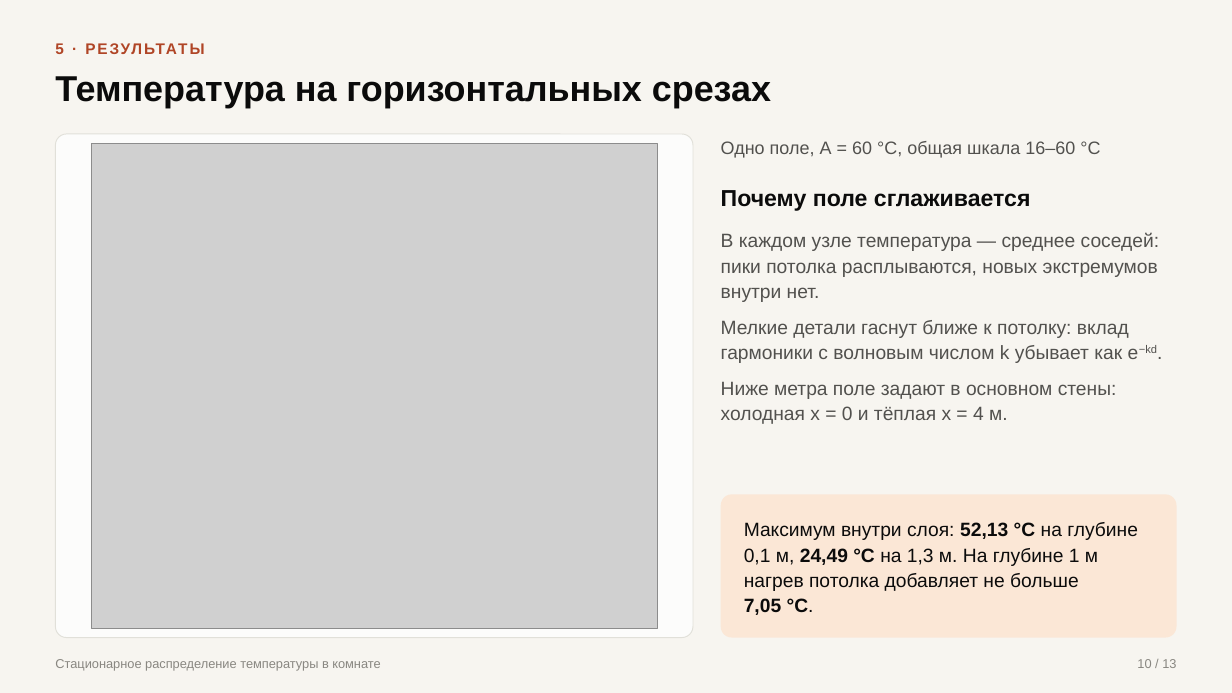
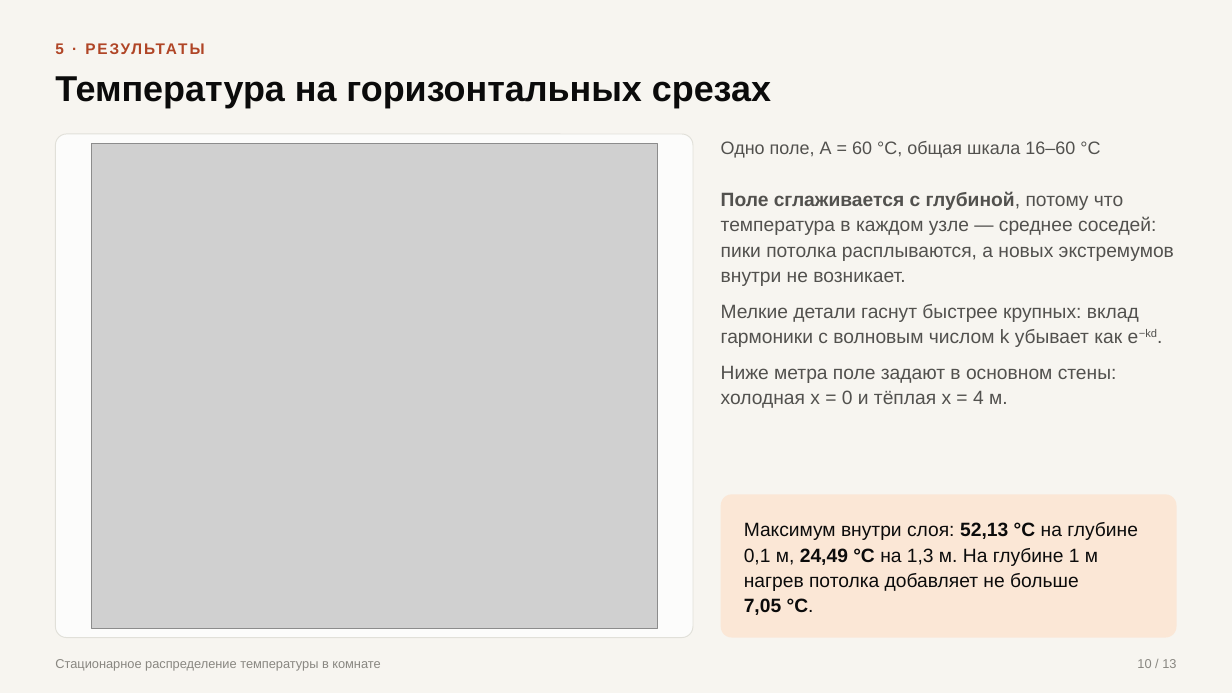
Before and after one commit to terMorel/computational-mathematics, a slide deck: slide 10 of PDE-Solver/presentation/PDE-Solver.pptx. Drawn at 1232x693 pixels with LibreOffice and Linux fonts; fonts in the diff are those of the drawing; grey boxes stand for pictures. Boxes give left, top, right and bottom in pixels: in the first picture for what was removed or moved away, otherwise in the second. Text is boxed around its words. In the diff, an @@ line names an element or a change of style, - is before the commit and + after.

```diff
--- a/PDE-Solver/presentation/PDE-Solver.pptx
+++ b/PDE-Solver/presentation/PDE-Solver.pptx
@@ text at bbox=[721, 191, 1174, 347]: text changed @@
-В каждом узле температура — среднее соседей: пики потолка расплываются, новых экстремумов внутри нет.
-Мелкие детали гаснут ближе к потолку: вклад гармоники с волновым числом k убывает как e−kd.
+Поле сглаживается с глубиной, потому что температура в каждом узле — среднее соседей: пики потолка расплываются, а новых экстремумов внутри не возникает.
+Мелкие детали гаснут быстрее крупных: вклад гармоники с волновым числом k убывает как e−kd.
@@ text "Поле сглаживается с глубиной, потому ...": place and size @@
-text "Поле сглаживается с глубиной, потому ..." at bbox=[721, 232, 1159, 424]
+text "Поле сглаживается с глубиной, потому ..." at bbox=[721, 191, 1174, 408]
@@ text removed at bbox=[721, 190, 1031, 211] @@
-Почему поле сглаживается
```
Also in this commit, not shown: 2 other slides changed, 2 other files.
